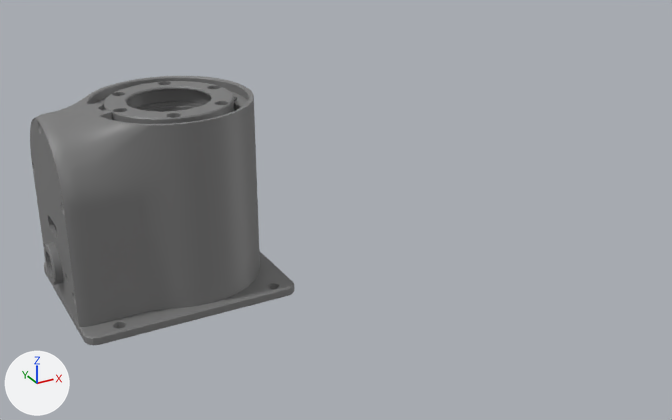
An edit to the COLLADA model mujoco_ws/piper/piper_resources/piper_description/meshes/base_link.dae, drawn before and after from the same camera.
Both versions are drawn from a 50 mm lens placed at (-0.123, -0.371, 0.202), pointed at (0.082, 0.001, 0.017). Lighting does not change. The marker at lower left points along +X, +Y and +Z. The older version comes first. Vertices at exactly the same position are counted once.

Names of what the first picture shows: 'base_link'.
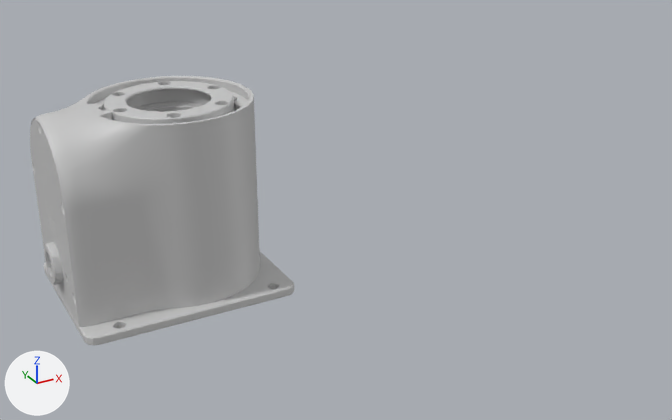
Where the change shows, as pixel boxes [x1, y1, x2, y2] in the pictures (672 x 420 px):
part 1 of me_base_link, built on: before [38, 133, 67, 274]
part 2 of me_base_link, recoloured: before [30, 76, 295, 346]

Patch to the scene script:
```diff
--- a/mujoco_ws/piper/piper_resources/piper_description/meshes/base_link.dae.py
+++ b/mujoco_ws/piper/piper_resources/piper_description/meshes/base_link.dae.py
@@ mat_material_塑胶_024 @@
+mat_material_塑胶_024 = principled_material('Material-塑胶.024')
+mat_material_塑胶_024.base_color = (0.588, 0.588, 0.588)  # light grey #cacaca
@@ me_base_link @@
 # used by ob_base_link; location = (0.0, 0.0, 0.0)
-me_base_link.from_pydata(...)  # 5044 vertices, 10192 faces; spans x -0.0585..0.04, y -0.04..0.04, z 0.0..0.086
+me_base_link.from_pydata(...)  # 5180 vertices, 10532 faces; spans x -0.0585..0.04, y -0.04..0.04, z 0.0..0.086
+# me_base_link part 1: 4 vertices moved from x -0.055..-0.0545, y -0.0075..-0.0058, z 0.0244..0.041 to x -0.055..-0.0547, y -0.0078..0.0072, z 0.035..0.0413; 56 vertices removed from x -0.055..-0.052, y -0.0078..0.0078, z 0.0222..0.041; 236 vertices added at x -0.055..-0.053, y -0.0081..0.0081, z 0.0341..0.0413
+# me_base_link part 2: 9939 faces spanning x -0.0585..0.04, y -0.04..0.04, z 0.0..0.086 switch from mat_black_001 (grey #7c7c7c) to mat_material_塑胶_024 (light grey #cacaca)
+# other edits to the shape of me_base_link do not show in these pictures
```
